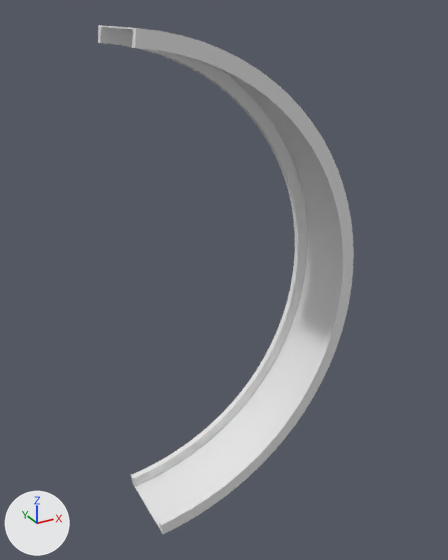
Renders of the FBX model Environment/Ramps/export/SM_180_Ramp.FBX from each side of a commit.
One viewpoint serves both versions: a camera (50 mm lens) standing at (-34.4, -96.3, 96.8) and looking at (19.2, 1.2, 48.1). Lighting does not change. The marker at lower left points along +X, +Y and +Z. Where no turn or scale is listed for an object, it has been applied to the vertices.

The scene before the commit, as lines of its bpy script (objects in view):
```python
me_mesh = bpy.data.meshes.new('Mesh')
me_mesh.from_pydata(...)  # 320 vertices, 636 faces; spans x -0.3..43.4, y -8.3..8.3, z 0.0..94.2
ob_180_ramp = bpy.data.objects.new('180_Ramp', me_mesh)
ob_180_ramp.location = (0.0, 0.0, 0.0)
```
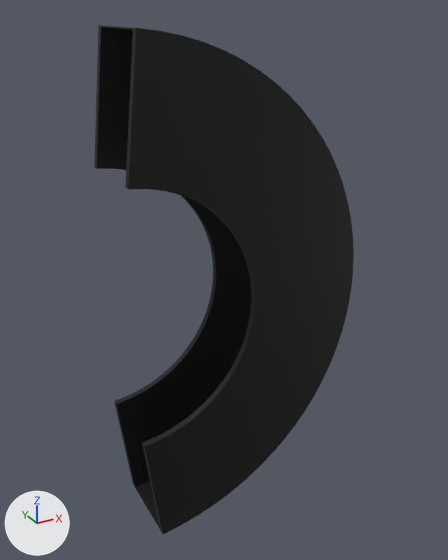
Changed parts and their boxes (x1, y1, x2, y2) in the pictures (448 x 560 px):
'180_Ramp', reshaped
    before: (98, 25, 354, 534)
    after: (94, 25, 354, 534)
part 1 of me_mesh, added (black)
    after: (94, 43, 343, 525)
part 2 of me_mesh, recoloured (white to black)
    before: (98, 25, 339, 534)
    after: (98, 25, 163, 534)
part 3 of me_mesh, recoloured (grey to black)
    both: (101, 27, 354, 534)

What the commit changed:
Material 'Material #12 Slot #3' (mat_material__12_slot__3) is new.
Its base color is (0.0, 0.0, 0.0) (black #000000).
Its roughness is 0.553.
Material 'Material #12 Slot #1' (mat_material__12_slot__1) is new.
Its base color is (0.0, 0.0, 0.0) (black #000000).
Its roughness is 0.553.
Material 'Material #12 Slot #2' (mat_material__12_slot__2) is new.
Its base color is (0.0, 0.0, 0.0) (black #000000).
Its roughness is 0.553.
me_mesh is used by ob_180_ramp; location (0.0, 0.0, 0.0).
me_mesh had 320 vertices, 636 faces and spanned x -0.3..43.4, y -8.3..8.3, z 0.0..94.2.
me_mesh now has 480 vertices, 956 faces and spans x -2.7..43.4, y -8.3..8.3, z 0.0..94.2.
me_mesh part 1: 160 vertices added at x -2.7..20.5, y -8.3..8.3, z 22.8..71.4.
me_mesh part 2: 168 faces spanning x -0.3..43.4, y -8.3..8.3, z 0.0..94.2 switch from no material to mat_material__12_slot__2 (black #000000).
me_mesh part 3: 312 faces spanning x -0.3..43.4, y -8.3..8.3, z 0.0..94.2 switch from no material to mat_material__12_slot__3 (black #000000).
me_mesh now uses material mat_material__12_slot__1 (black #000000).
